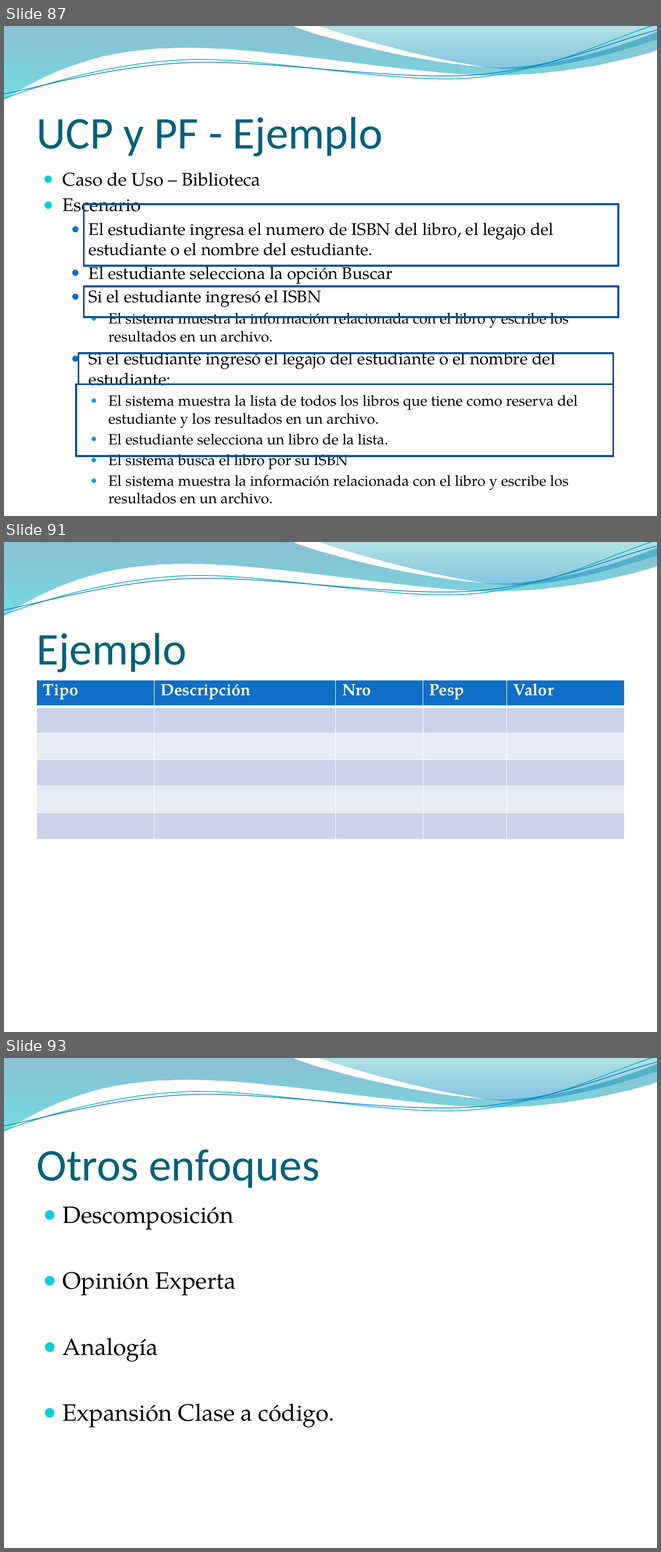
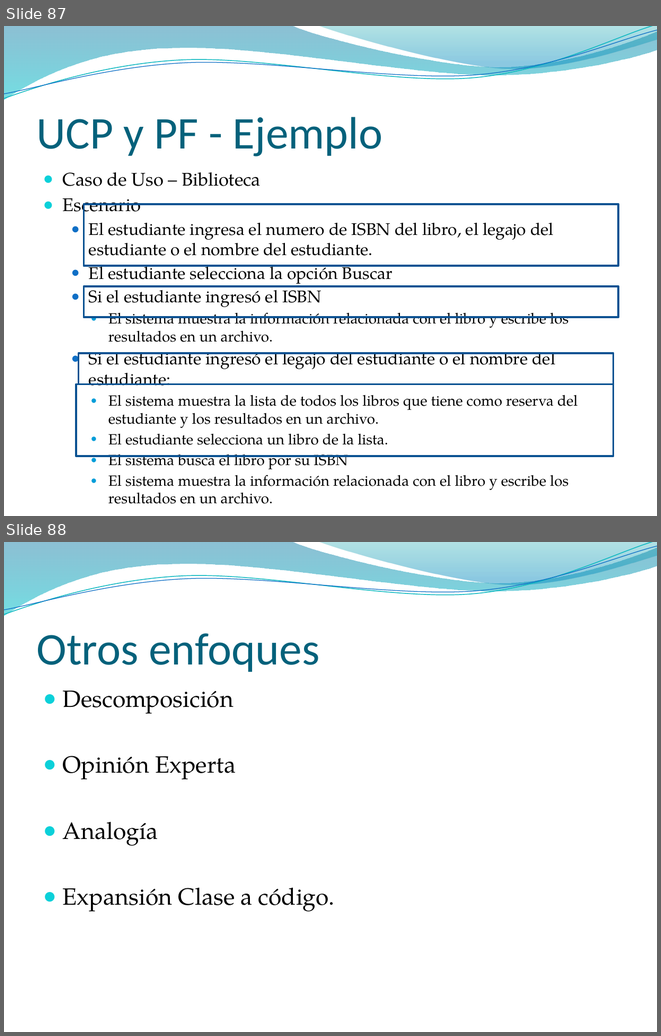
Before and after one commit to giopetterin/UADER---Metricas-de-Software, a slide deck: Presentaciones/04. Medicion de Atributos Internos del Producto.pptx. Shown one above the other, each under a label of ours: slides 87, 91 and 93 before the commit, slides 87 and 88 after it; the slides between them are not shown. The pictures are 661x1552 and 661x1036 pixels, drawn with LibreOffice and Linux fonts; fonts in the diff are those of the drawing; background and template pictures are left out. Boxes give left, top, right and bottom in pixels: in the first picture for what was removed or moved away, otherwise in the second. Text is boxed around its words. In the diff, an @@ line names an element or a change of style, - is before the commit and + after.

```diff
--- a/Presentaciones/04. Medicion de Atributos Internos del Producto.pptx
+++ b/Presentaciones/04. Medicion de Atributos Internos del Producto.pptx
@@ slide 91 removed at <box>4,542,657,1032</box>, background picture (left out); not listed: 4 template elements that a slide beside it also shows @@
@@ title removed at <box>37,633,187,672</box> @@
-Ejemplo
@@ table removed at <box>37,680,624,839</box>, 6 rows, 5 columns @@
-Tipo | Descripción | Nro | Pesp | Valor
- |  |  |  | 
- |  |  |  | 
- |  |  |  | 
- |  |  |  | 
- |  |  |  | 
@@ what was slide 93 is now slide 88 @@
```
Also in this commit, not shown: 4 other slides removed.
